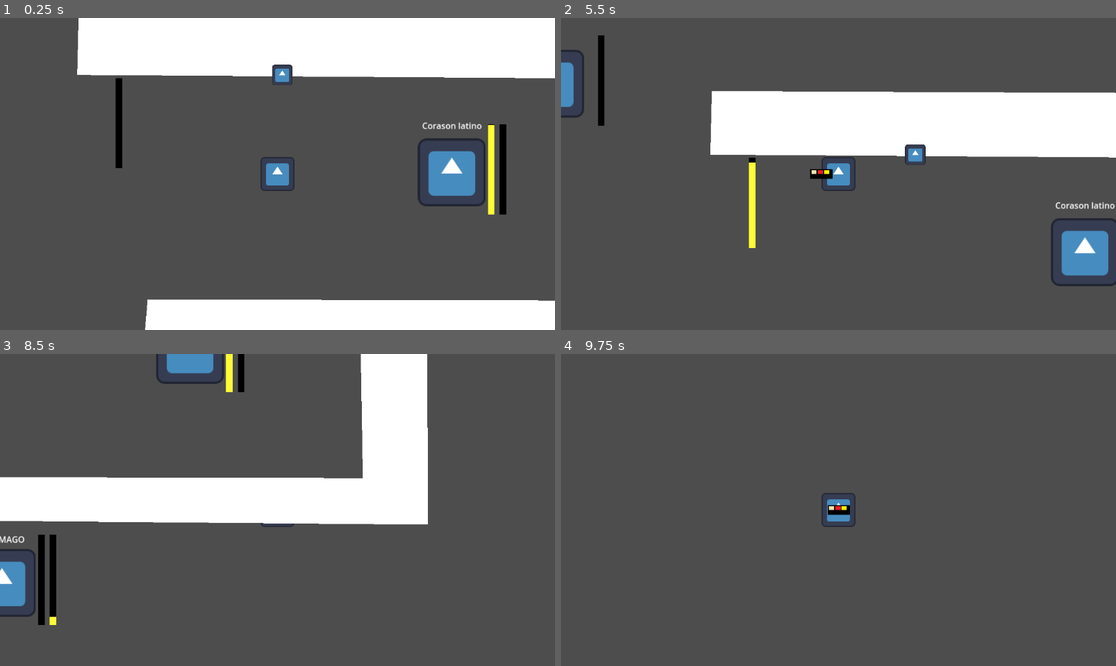
Above: before the commit, frames 1-4 (two rows, left to right).
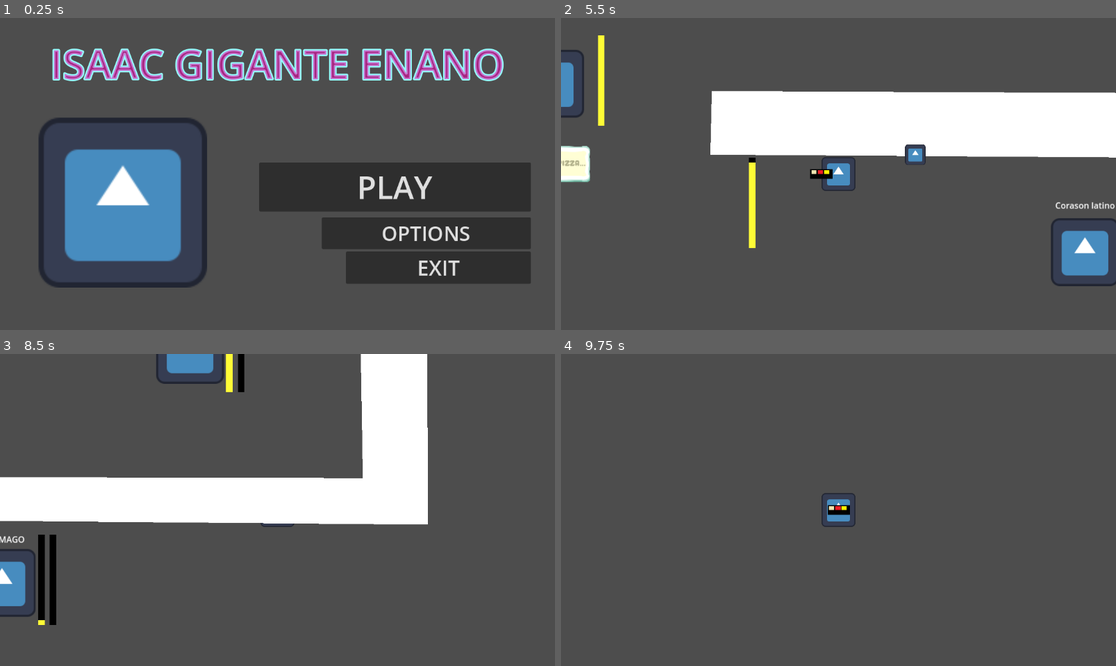
Above: after the commit, the same moments.

Repository: Marcopole11/minijam178
Game: Godot game, scene res://Scenes/mainScreen.tscn
Two runs of this game, one before a commit and one after it. Both use one fixed random seed, a clock stepped at 60 frames per second and the inputs below. Before the commit the project starts from res://mundo.tscn. The engine's default icon, where the game draws it, is replaced by a stand-in: a white triangle on a blue panel in a dark square.
Inputs (mouse positions are in pixels of both pictures, inside the frame that each line leads up to):
- Up to frame 1 (0.25 s): no input
- Up to frame 2 (5.5 s): click (955, 186) at 0.5 s, where only the run after the commit has a clickable "PLAY"; move the mouse to (960, 158) at 1.27 s; hold D (move_right) 1.28-2.03 s; click (960, 158) at 1.35 s; move the mouse to (727, 189) at 2.02 s; hold S (move_down) 2.03-2.78 s; click (727, 189) at 2.1 s; tap Enter at 2.75 s; move the mouse to (894, 105) at 2.77 s; hold D (move_right) 2.78-3.53 s; click (894, 105) at 2.85 s; move the mouse to (810, 236) at 3.52 s; hold W (move_up) 3.53-4.28 s; click (810, 236) at 3.6 s; move the mouse to (1005, 220) at 4.27 s; hold A (move_left) from 4.28 s (still down); click (1005, 220) at 4.35 s; move the mouse to (672, 127) at 5.02 s; click (672, 127) at 5.1 s
- Up to frame 3 (8.5 s): move the mouse to (305, 510) at 5.77 s; release A (move_left) at 5.78 s; hold S (move_down) 5.78-6.53 s; click (305, 510) at 5.85 s; move the mouse to (194, 432) at 6.52 s; hold D (move_right) 6.53-7.28 s; click (194, 432) at 6.6 s; move the mouse to (399, 494) at 7.27 s; hold W (move_up) 7.28-8.03 s; click (399, 494) at 7.35 s; tap Space at 8 s; move the mouse to (166, 525) at 8.02 s; hold D (move_right) from 8.03 s (still down); click (166, 525) at 8.1 s
- Up to frame 4 (9.75 s): move the mouse to (894, 441) at 8.77 s; release D (move_right) at 8.78 s; hold S (move_down) 8.78-9.53 s; click (894, 441) at 8.85 s; tap Enter at 9.5 s; move the mouse to (810, 572) at 9.52 s; hold A (move_left) from 9.53 s (still down); click (810, 572) at 9.6 s

The runs differ from the first frame. In frame 1, 50% of the frame differs, in the area x 7-100%, y 0-100%; in frame 2, 1.0%; in frame 3, less than 0.1%; in frame 4, nothing differs.

Commit message:
mensajes misticos

Diff:
--- a/minijam178/Scenes/brain.tscn
+++ b/minijam178/Scenes/brain.tscn
@@ -15,7 +15,7 @@
 wait_time = 9.0
 autostart = true
 
-[node name="thoughtSpawner" type="Node2D" parent="."]
+[node name="QuestionSpawner" type="Node2D" parent="."]
 position = Vector2(0, -152)
 
 [node name="rage_bar" type="TextureProgressBar" parent="."]
@@ -29,4 +29,12 @@
 texture_under = ExtResource("3_rabxi")
 texture_progress = ExtResource("4_m44on")
 
+[node name="Nextthought" type="Timer" parent="."]
+wait_time = 3.0
+autostart = true
+
+[node name="ThoughtSpawner" type="Node2D" parent="."]
+position = Vector2(0, 2)
+
 [connection signal="timeout" from="brainTimer" to="." method="_on_brain_timer_timeout"]
+[connection signal="timeout" from="Nextthought" to="." method="_on_nextthought_timeout"]
--- /dev/null
+++ b/minijam178/Scenes/goofythoughts.tscn
@@ -0,0 +1,116 @@
+[gd_scene load_steps=7 format=3 uid="uid://dnjqqcobtitw3"]
+
+[ext_resource type="Script" path="res://Scripts/goofythoughts.gd" id="1_ufpwx"]
+[ext_resource type="Texture2D" uid="uid://bg0oqa2o3llb5" path="res://textures/tiles/dialogBox.png" id="2_t5fv1"]
+[ext_resource type="FontFile" uid="uid://d2r7xvchxckeu" path="res://Fonts/PixelGame-R9AZe.otf" id="3_2slhi"]
+
+[sub_resource type="Animation" id="Animation_d1xal"]
+resource_name = "fade_out"
+length = 8.16
+tracks/0/type = "value"
+tracks/0/imported = false
+tracks/0/enabled = true
+tracks/0/path = NodePath("NinePatchRect:modulate")
+tracks/0/interp = 1
+tracks/0/loop_wrap = true
+tracks/0/keys = {
+"times": PackedFloat32Array(3.1, 8.07),
+"transitions": PackedFloat32Array(1, 1),
+"update": 0,
+"values": [Color(1, 1, 1, 1), Color(1, 1, 1, 0)]
+}
+tracks/1/type = "value"
+tracks/1/imported = false
+tracks/1/enabled = true
+tracks/1/path = NodePath("MarginContainer/Label:modulate")
+tracks/1/interp = 1
+tracks/1/loop_wrap = true
+tracks/1/keys = {
+"times": PackedFloat32Array(3.1, 8.07),
+"transitions": PackedFloat32Array(1, 1),
+"update": 0,
+"values": [Color(1, 1, 1, 1), Color(1, 1, 1, 0)]
+}
+tracks/2/type = "method"
+tracks/2/imported = false
+tracks/2/enabled = true
+tracks/2/path = NodePath(".")
+tracks/2/interp = 1
+tracks/2/loop_wrap = true
+tracks/2/keys = {
+"times": PackedFloat32Array(8.13333),
+"transitions": PackedFloat32Array(1),
+"values": [{
+"args": [],
+"method": &"queue_free"
+}]
+}
+
+[sub_resource type="Animation" id="Animation_x4q30"]
+length = 0.001
+tracks/0/type = "value"
+tracks/0/imported = false
+tracks/0/enabled = true
+tracks/0/path = NodePath("NinePatchRect:modulate")
+tracks/0/interp = 1
+tracks/0/loop_wrap = true
+tracks/0/keys = {
+"times": PackedFloat32Array(0),
+"transitions": PackedFloat32Array(1),
+"update": 0,
+"values": [Color(1, 1, 1, 1)]
+}
+tracks/1/type = "value"
+tracks/1/imported = false
+tracks/1/enabled = true
+tracks/1/path = NodePath("MarginContainer/Label:modulate")
+tracks/1/interp = 1
+tracks/1/loop_wrap = true
+tracks/1/keys = {
+"times": PackedFloat32Array(0),
+"transitions": PackedFloat32Array(1),
+"update": 0,
+"values": [Color(1, 1, 1, 1)]
+}
+
+[sub_resource type="AnimationLibrary" id="AnimationLibrary_er08y"]
+_data = {
+"RESET": SubResource("Animation_x4q30"),
+"fade_out": SubResource("Animation_d1xal")
+}
+
+[node name="text_box" type="MarginContainer"]
+offset_left = -1.0
+offset_top = 1.0
+offset_right = 102.0
+offset_bottom = 69.0
+script = ExtResource("1_ufpwx")
+
+[node name="AnimationPlayer" type="AnimationPlayer" parent="."]
+libraries = {
+"": SubResource("AnimationLibrary_er08y")
+}
+autoplay = "fade_out"
+
+[node name="NinePatchRect" type="NinePatchRect" parent="."]
+layout_mode = 2
+texture = ExtResource("2_t5fv1")
+region_rect = Rect2(0, 0, 48, 49)
+patch_margin_left = 16
+patch_margin_top = 16
+patch_margin_right = 16
+patch_margin_bottom = 16
+
+[node name="MarginContainer" type="MarginContainer" parent="."]
+layout_mode = 2
+theme_override_constants/margin_left = 8
+theme_override_constants/margin_top = 8
+theme_override_constants/margin_right = 8
+theme_override_constants/margin_bottom = 8
+
+[node name="Label" type="Label" parent="MarginContainer"]
+layout_mode = 2
+theme_override_colors/font_color = Color(0.478431, 0.478431, 0.337255, 0.588235)
+theme_override_fonts/font = ExtResource("3_2slhi")
+theme_override_font_sizes/font_size = 20
+vertical_alignment = 1
--- a/minijam178/Scripts/brain.gd
+++ b/minijam178/Scripts/brain.gd
@@ -1,24 +1,23 @@
 extends StaticBody2D
 @onready var brain_timer: Timer = $brainTimer
-@onready var thought_spawner: Node2D = $thoughtSpawner
+@onready var question_spawner: Node2D = $QuestionSpawner
 @onready var rage_bar: TextureProgressBar = $rage_bar
+@onready var thought_spawner: Node2D = $ThoughtSpawner
 
 
-const BRAINTHOUGHTS = preload("res://Scenes/brainthoughts.tscn")
-
-
-
+const QUESTIONTHOUGHTS = preload("res://Scenes/brainthoughts.tscn")
+const GOOFYTHOUGHTS = preload("res://Scenes/goofythoughts.tscn")
 @export_group("rage") #all var related to the rage of the monster
 @export var max_rage:float = 100
 @export var rage_change:float = 1
 @export var rage:float = 0
 
-
+var spawnrange:int = 100
 
 
 # Called when the node enters the scene tree for the first time.
 func _ready() -> void:
-	pass # Replace with function body.
+	pass
 
 
 # Called every frame. 'delta' is the elapsed time since the previous frame.
@@ -31,12 +30,20 @@
 		rage -= rage_change
 
 func spawnquestion():
-	var question = BRAINTHOUGHTS.instantiate()
+	var question = QUESTIONTHOUGHTS.instantiate()
 	question.position = Vector2(0,0)
-	thought_spawner.add_child(question)
+	question_spawner.add_child(question)
+func spawnthoughts():
+	var thought = GOOFYTHOUGHTS.instantiate()
+	thought.position = thought_spawner.position + Vector2(randi_range(-spawnrange,spawnrange),randi_range(-spawnrange,spawnrange))
+	thought_spawner.add_child(thought)
+
+func _on_brain_timer_timeout() -> void:
+	if question_spawner.get_child_count() <= 0:
+		spawnquestion()
+		print("question spawned")
 
 
-func _on_brain_timer_timeout() -> void:
-	if thought_spawner.get_child_count() <= 0:
-		spawnquestion()
-		print("question spawned")
+func _on_nextthought_timeout() -> void:
+	if question_spawner.get_child_count() <= 1:
+		spawnthoughts()
--- /dev/null
+++ b/minijam178/Scripts/dialog_manager.gd
@@ -0,0 +1,41 @@
+extends Node
+
+
+@onready var text_box_scene =preload("res://Scenes/goofythoughts.tscn")
+
+
+
+var dialog_lines:Array[String] = []
+var current_line_index = 0
+
+var text_box
+var text_box_position:Vector2
+
+var is_dialog_active = false
+var can_advance_line = false
+
+var timer = 600
+
+func _process(delta: float) -> void:
+	timer -= 1
+	print(is_dialog_active," ",can_advance_line)
+
+func start_dialog(position: Vector2, lines: Array[String]):
+	if is_dialog_active:
+		return
+
+	dialog_lines = lines
+	text_box_position = position
+	_show_text_box()
+
+	is_dialog_active = true
+
+func _show_text_box():
+	text_box= text_box_scene.instantiate()
+	text_box.finished_displaying.connect(_on_text_box_finished_displaying)
+	get_tree().root.add_child(text_box)
+	text_box.global_position = text_box_position
+	text_box.display_text(dialog_lines[current_line_index])
+	can_advance_line = false
+func _on_text_box_finished_displaying():
+	can_advance_line = true
--- /dev/null
+++ b/minijam178/Scripts/goofythoughts.gd
@@ -0,0 +1,23 @@
+extends MarginContainer
+@onready var label: Label = $MarginContainer/Label
+
+const SPEED = 8
+var dir:Vector2
+
+
+const showerthoughts:Array[String] = [
+	"Lamps in videogames use real electricity",
+	"The brain named itself.",
+	"We eat pizza from the inside out.",
+	"Imagine if our hiccups were as loud as sneezes.",
+	"Hmmm pizza...",
+	"Mirrors don’t break, they just become smaller mirrors.",
+	"The moment you were born, you were also the youngest person on Earth."
+]
+
+
+func _ready():
+	label.text = showerthoughts[randi() % showerthoughts.size()]
+	dir = Vector2.RIGHT.rotated(randf_range(0,2*PI))
+func _process(delta: float) -> void:
+	position += dir  * SPEED * delta
--- a/minijam178/Scripts/player.gd
+++ b/minijam178/Scripts/player.gd
@@ -18,7 +18,8 @@
 
 func _ready() -> void:
 	pizzaguy.pizza_delivered.connect(_on_pizza_delivered)
-
+	punch.set_collision_layer_value(1,false)
+	punch.set_collision_mask_value(1,false)
 
 func _physics_process(_delta):
 	var direction = Input.get_vector("move_left","move_right","move_up","move_down")
--- a/minijam178/project.godot
+++ b/minijam178/project.godot
@@ -11,7 +11,7 @@
 [application]
 
 config/name="Minijam178"
-run/main_scene="res://mundo.tscn"
+run/main_scene="res://Scenes/mainScreen.tscn"
 config/features=PackedStringArray("4.3", "GL Compatibility")
 config/icon="res://icon.svg"
 
Not shown, changed: minijam178/Assetsused.txt
Binary file added: minijam178/Fonts/PixelGame-R9AZe.otf
Not shown, added: minijam178/Fonts/PixelGame-R9AZe.otf.import
Binary file added: minijam178/textures/tiles/dialogBox.png
Not shown, added: minijam178/textures/tiles/dialogBox.png.import
